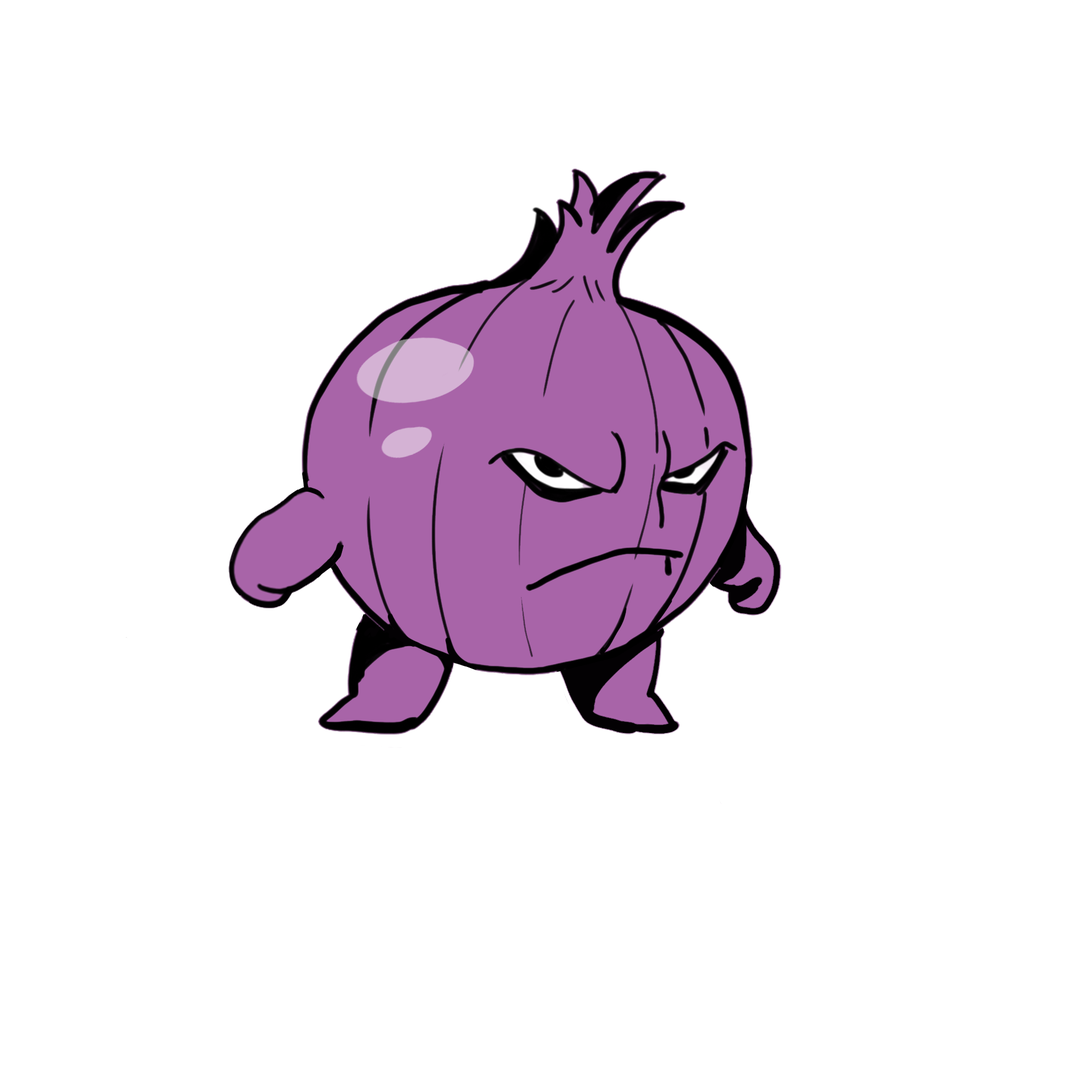
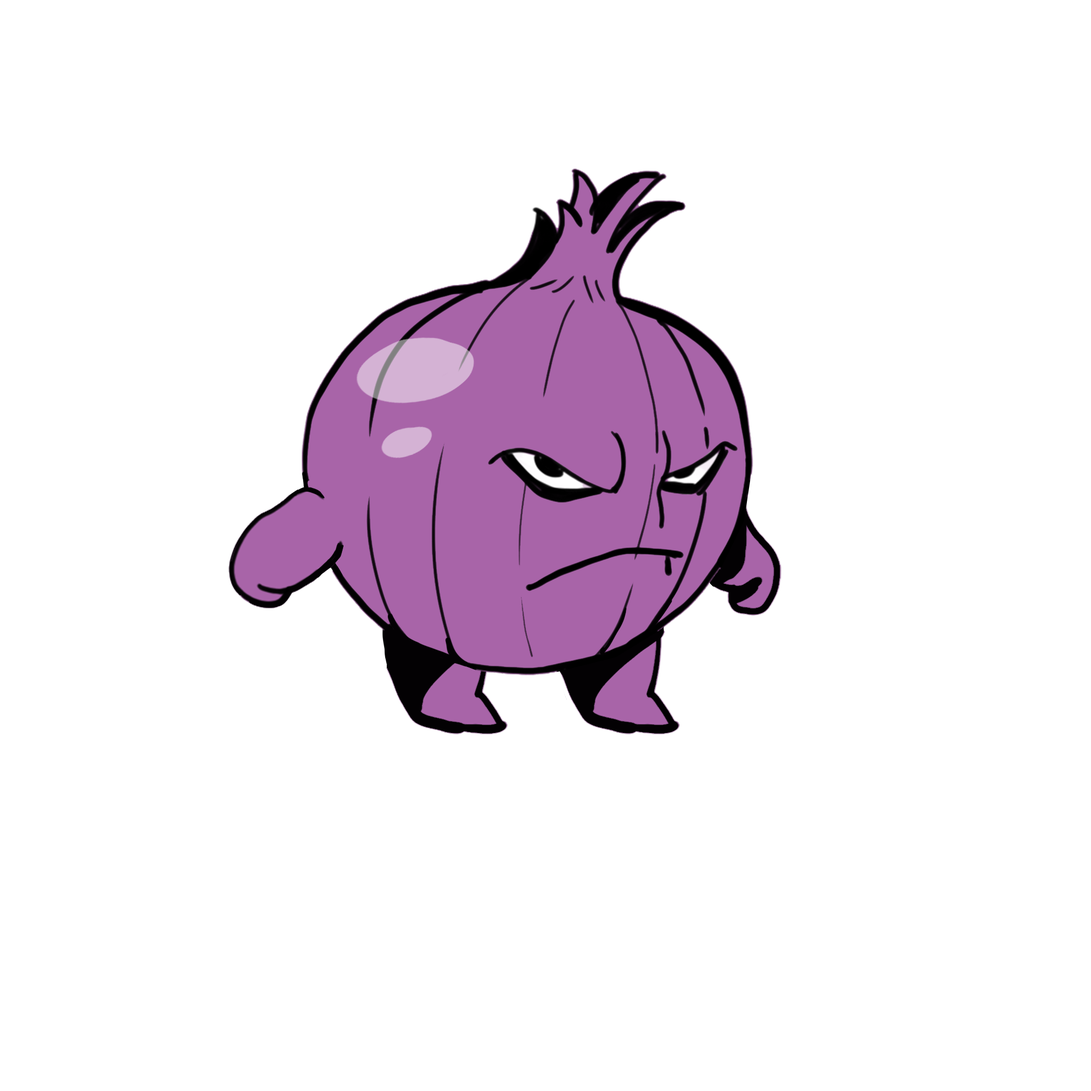
Comparing the layer stacks of the two 1091x1091 images. Changes:
painted on "onion" over 125, 637, 722, 805
added layer "right leg copy" above "right leg" over 382, 628, 508, 735
painted on "right leg" over 559, 626, 665, 677
hid "left leg", painted on it over 317, 613, 458, 735
